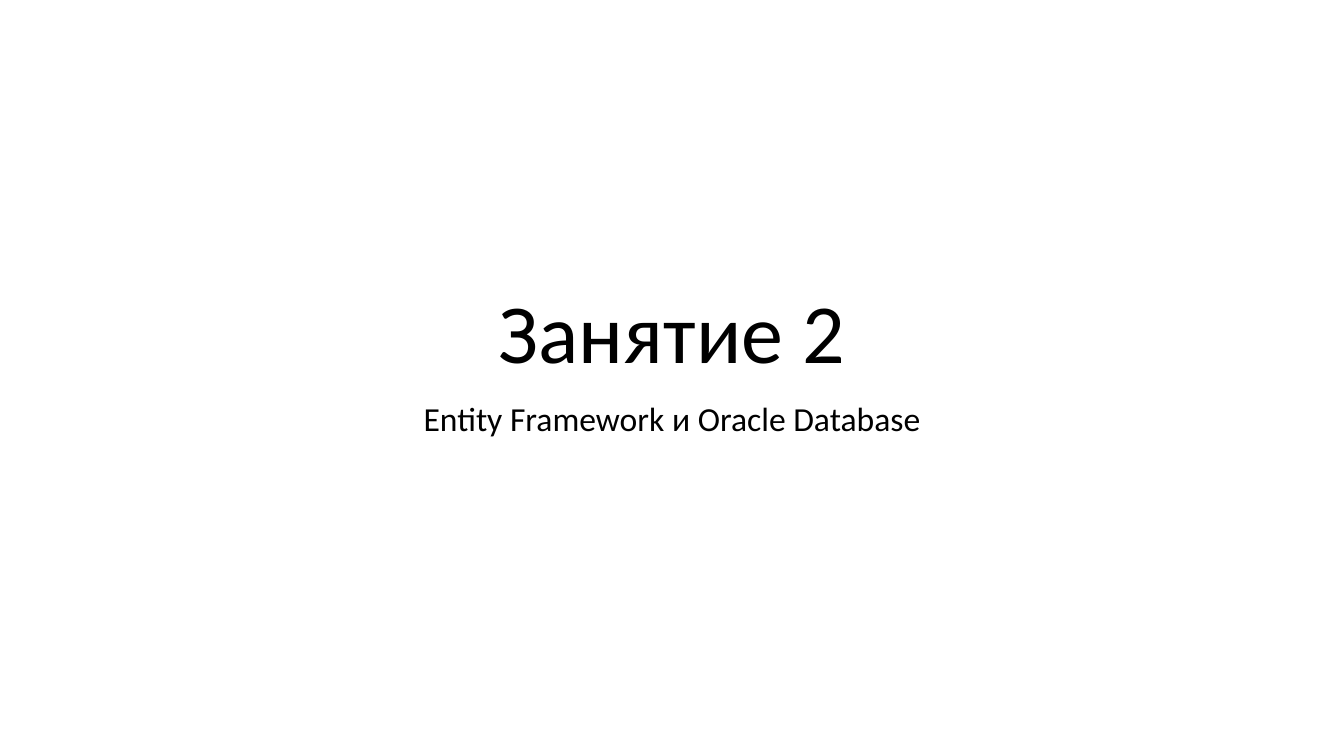
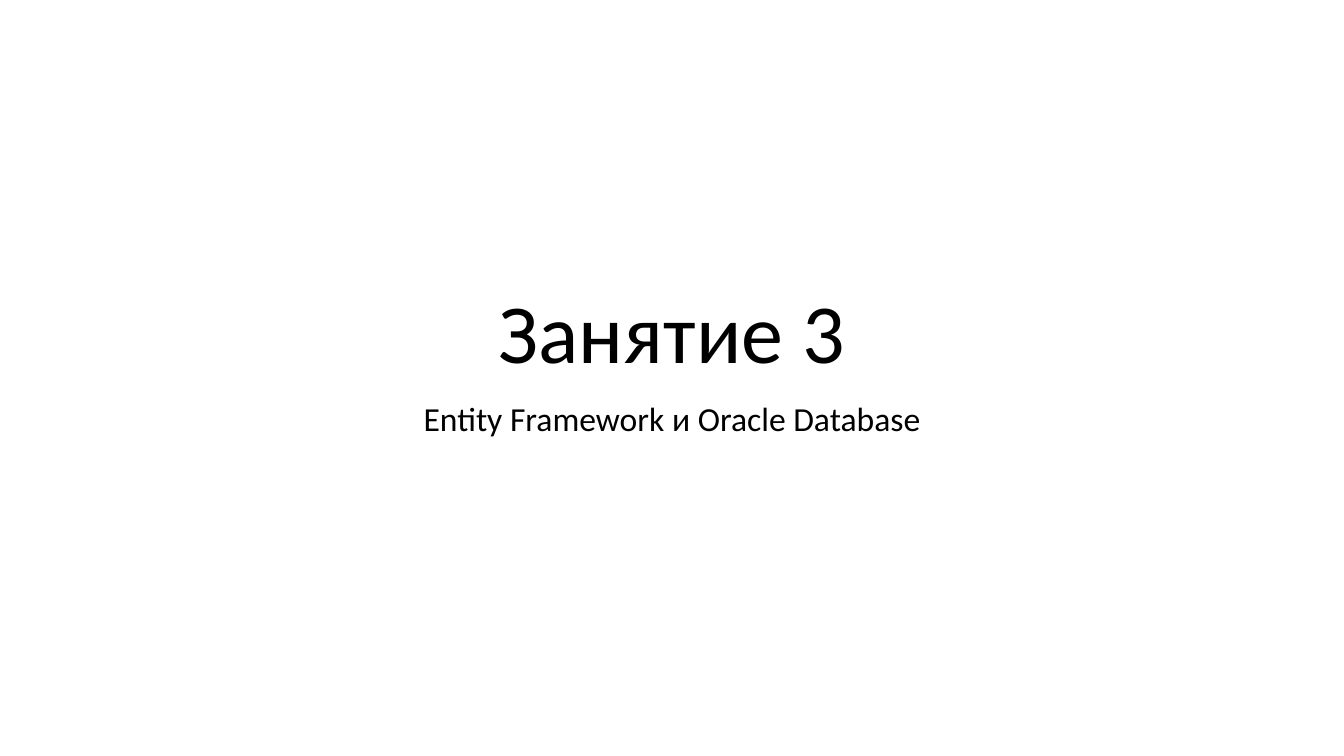
Before and after one commit to Mikhail-Vaganov/psu-applicants, a slide deck: slide 1 of Presentations/Занятие 3.pptx. Drawn at 1344x756 pixels with LibreOffice and Linux fonts; fonts in the diff are those of the drawing. Boxes give left, top, right and bottom in pixels: in the first picture for what was removed or moved away, otherwise in the second. Text is boxed around its words. In the diff, an @@ line names an element or a change of style, - is before the commit and + after.

```diff
--- a/Presentations/Занятие 3.pptx
+++ b/Presentations/Занятие 3.pptx
@@ title at (499, 308, 845, 364): text changed @@
-Занятие 2
+Занятие 3
```
Also in this commit, not shown: 4 other files.
